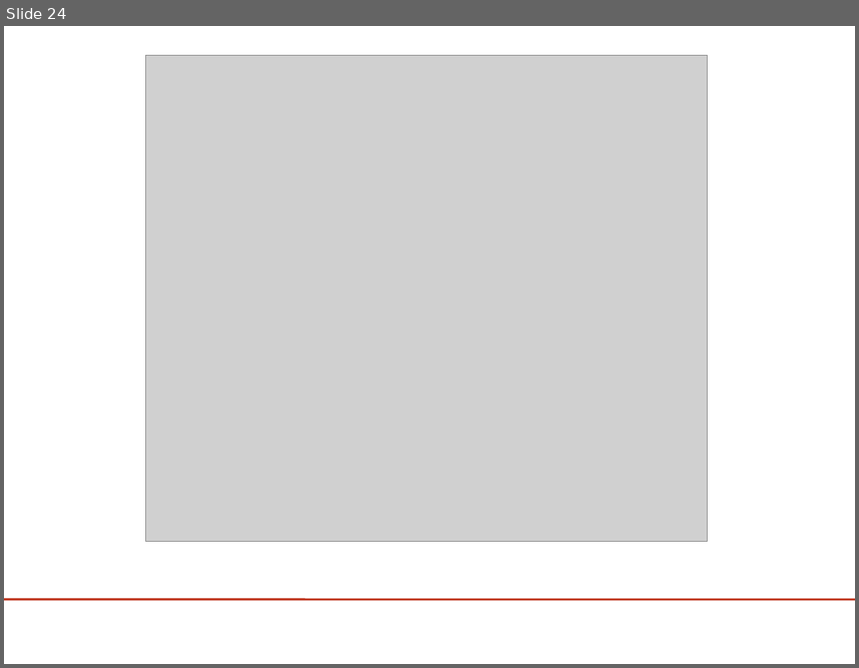
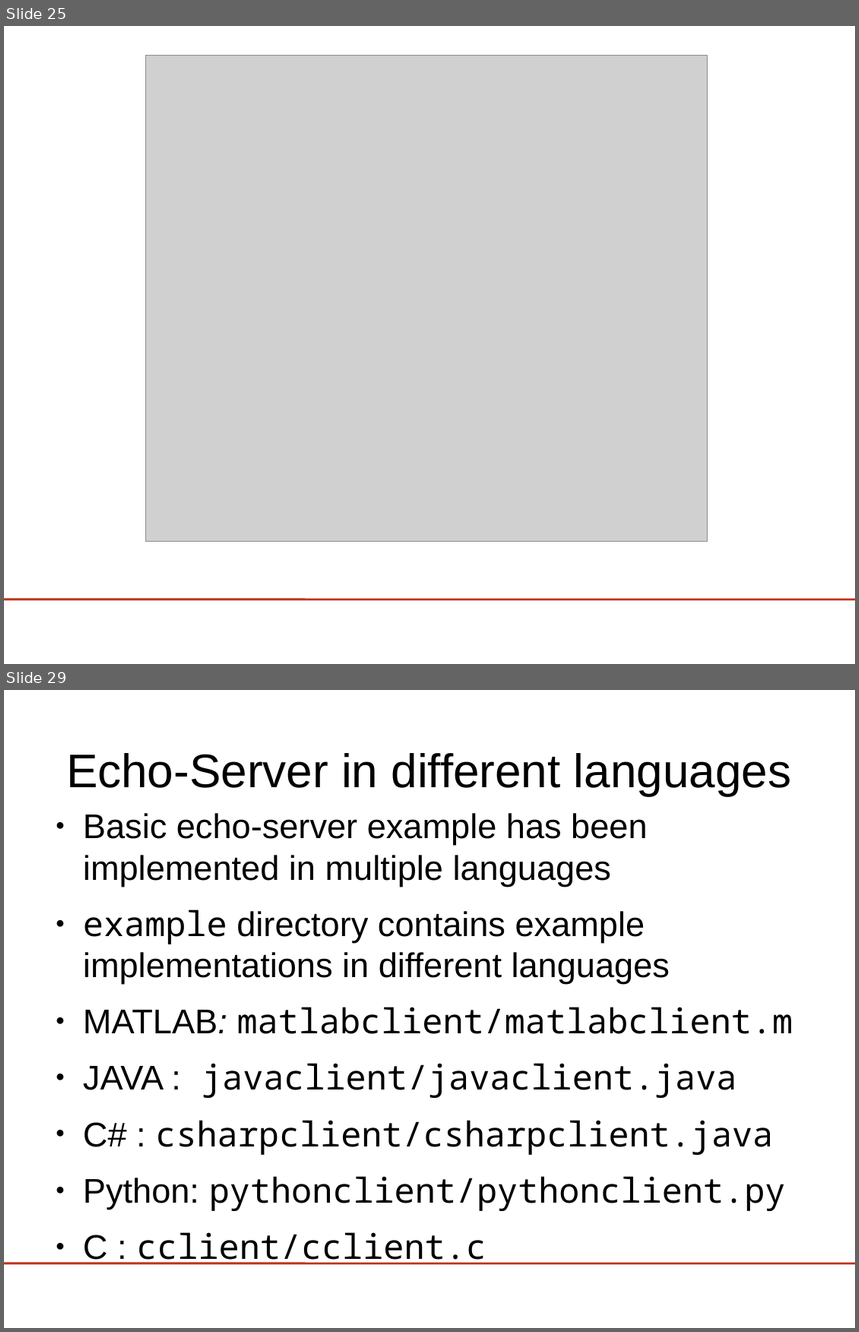
Before and after one commit to phpvdb/buffer_bci, a slide deck: tutorial/lect3-helloworld/HelloWorld_ERPViewer.odp. Shown one above the other, each under a label of ours: slide 24 before the commit, slides 25 and 29 after it; the slides between them are not shown. The pictures are 859x668 and 859x1332 pixels, drawn with LibreOffice and Linux fonts; fonts in the diff are those of the drawing; grey boxes stand for pictures; background and template pictures are left out. Boxes give left, top, right and bottom in pixels: in the first picture for what was removed or moved away, otherwise in the second. Text is boxed around its words. In the diff, an @@ line names an element or a change of style, - is before the commit and + after.

```diff
--- a/tutorial/lect3-helloworld/HelloWorld_ERPViewer.odp
+++ b/tutorial/lect3-helloworld/HelloWorld_ERPViewer.odp
@@ slide 29 added at (4,690,855,1328), background #FFFFFF; not listed: 1 template element that a slide beside it also shows @@
@@ title added at (66,753,791,796), 44 pt, text #000000 @@
+Echo-Server in different languages
@@ text added at (83,813,794,1265), 32 pt, text #000000 @@
+● Basic echo-server example has been implemented in multiple languages
+● example directory contains example implementations in different languages
+● MATLAB: matlabclient/matlabclient.m
+● JAVA : javaclient/javaclient.java
+● C# : csharpclient/csharpclient.java
+● Python: pythonclient/pythonclient.py
+● C : cclient/cclient.c
@@ what was slide 24 is now slide 25 @@
```
Also in this commit, not shown: 5 slides changed, 5 other slides added, 1 other file.
